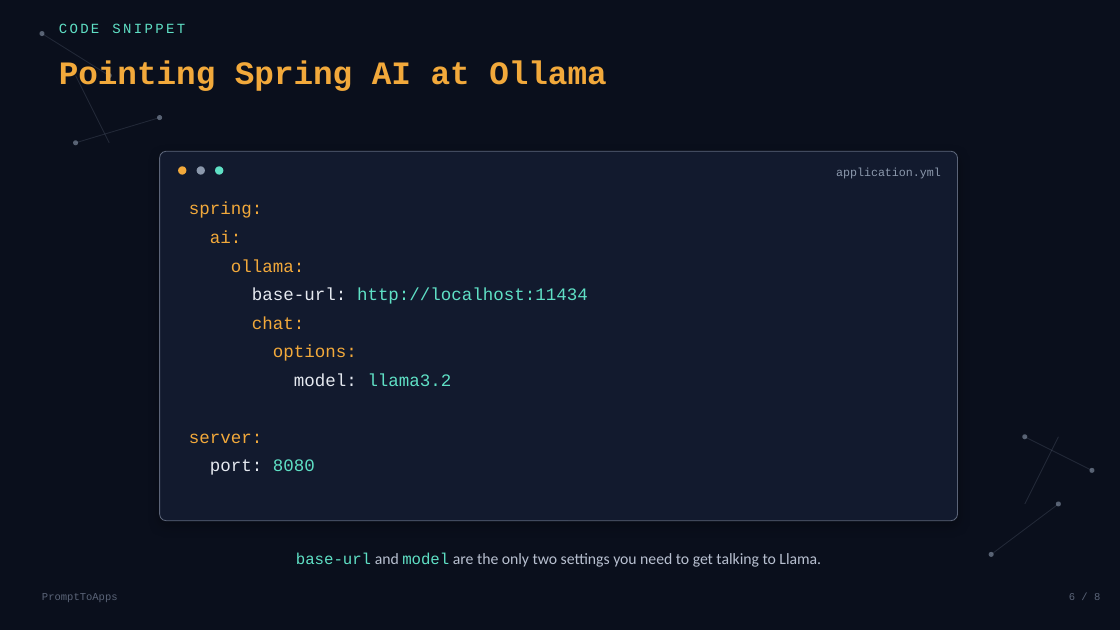
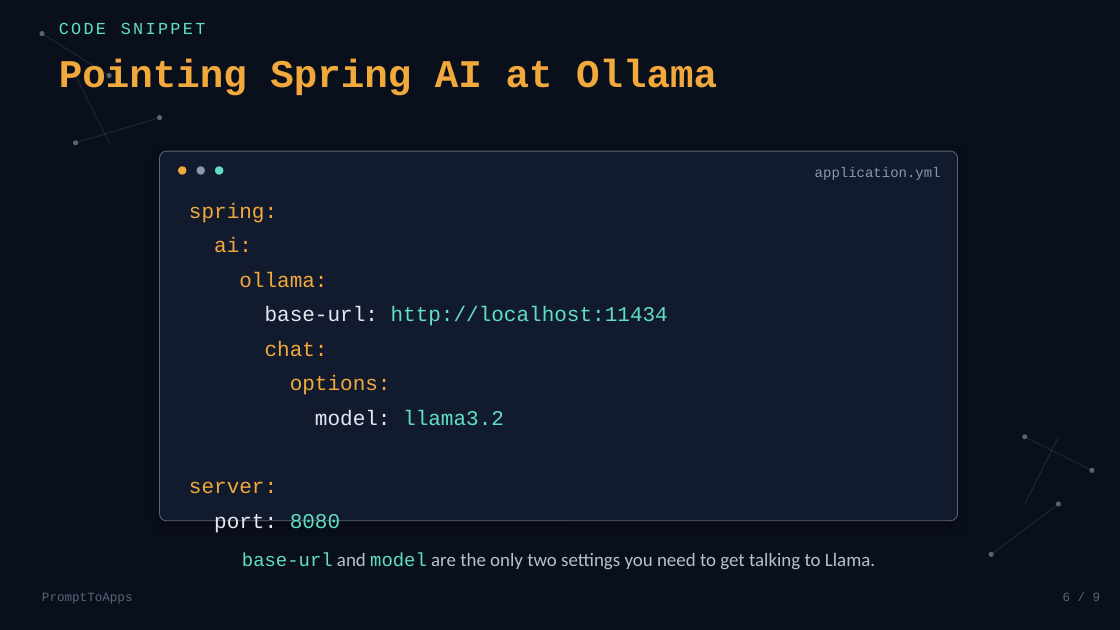
Before and after one commit to balajich/spring-ai-with-llama, a slide deck: slide 6 of slides/01-hello-spring-ai.pptx. Drawn at 1120x630 pixels with LibreOffice and Linux fonts; fonts in the diff are those of the drawing. Boxes give left, top, right and bottom in pixels: in the first picture for what was removed or moved away, otherwise in the second. Text is boxed around its words. In the diff, an @@ line names an element or a change of style, - is before the commit and + after.

```diff
--- a/slides/01-hello-spring-ai.pptx
+++ b/slides/01-hello-spring-ai.pptx
@@ text "CODE SNIPPET" at (59,23,206,34): size 12 to 14.4 pt @@
@@ text "Pointing Spring AI at Ollama" at (59,58,717,96): size 28 to 33.6 pt @@
@@ text "application.yml" at (815,167,941,180): size 10 to 12 pt @@
@@ text "ollama:": place and size @@
-text "ollama:" at (231,259,304,272)
+text "ollama:" at (239,272,327,288)
@@ text "base-url: http://localhost:11434": place and size @@
-text "base-url: http://localhost:11434" at (252,288,588,304)
+text "base-url: http://localhost:11434" at (265,306,668,326)
@@ text "chat:": place and size @@
-text "chat:" at (252,317,304,329)
+text "chat:" at (265,341,328,356)
@@ text "options:": place and size @@
-text "options:" at (273,345,357,361)
+text "options:" at (290,375,391,395)
@@ text "model: llama3.2": place and size @@
-text "model: llama3.2" at (294,374,452,386)
+text "model: llama3.2" at (315,410,504,426)
@@ text "server:": place and size @@
-text "server:" at (189,433,262,443)
+text "server:" at (189,481,277,493)
@@ size 15 to 18 pt in 9 elements at (189,203,277,223), (214,237,252,252), (239,272,327,288), (265,306,668,326), (265,341,328,356), (290,375,391,395), (315,410,504,426), (189,481,277,493), (214,514,340,533) @@
@@ text "port: 8080": place and size @@
-text "port: 8080" at (210,459,315,475)
+text "port: 8080" at (214,514,340,533)
@@ text "base-url and model are the ..." at (242,552,875,569): size 13.5 to 16.2 pt @@
@@ text "PromptToApps" at (42,593,133,604): size 9 to 10.8 pt @@
@@ text at (1063,593,1101,601): text changed; size 9 to 10.8 pt @@
-6 / 8
+6 / 9
```
Also in this commit, not shown: 7 other slides changed, 1 slide added, 4 other files.
